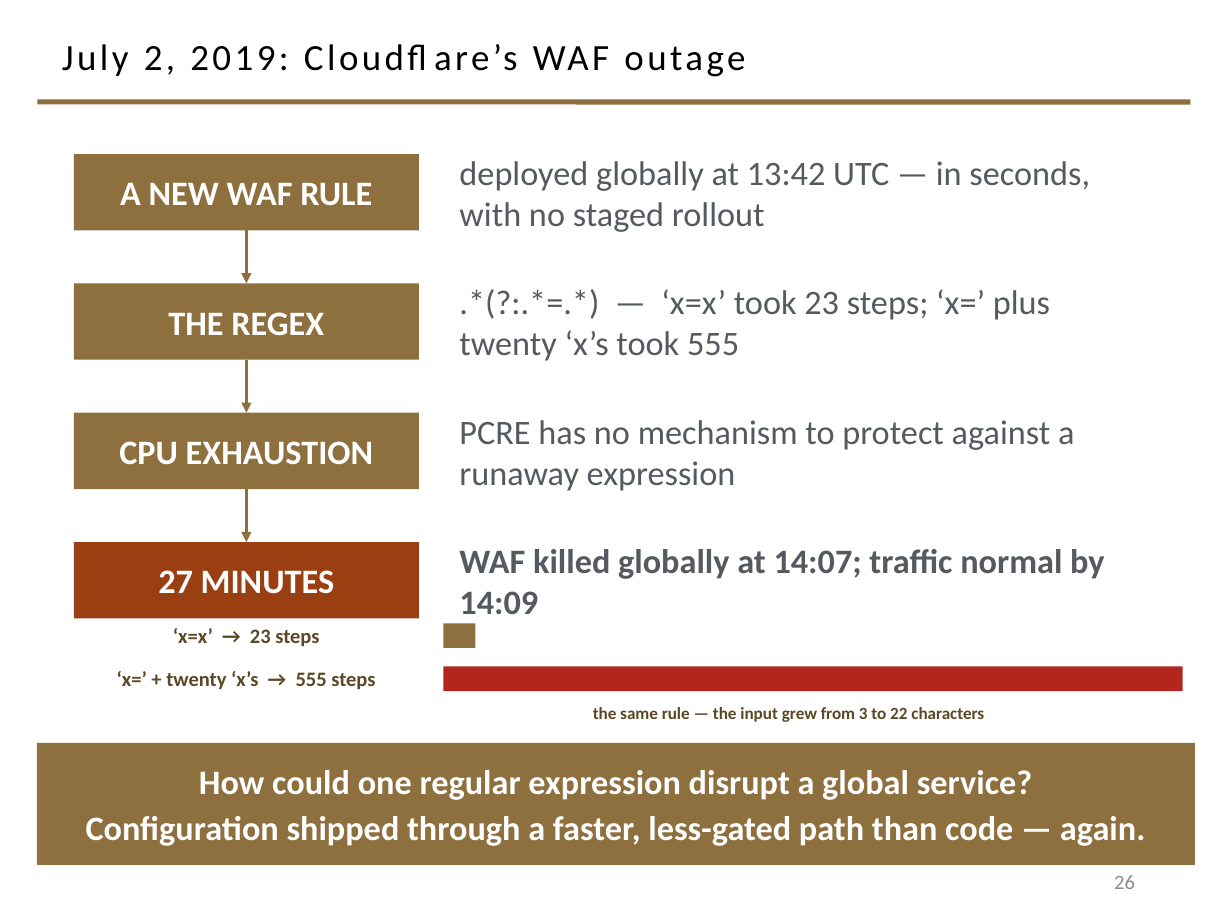
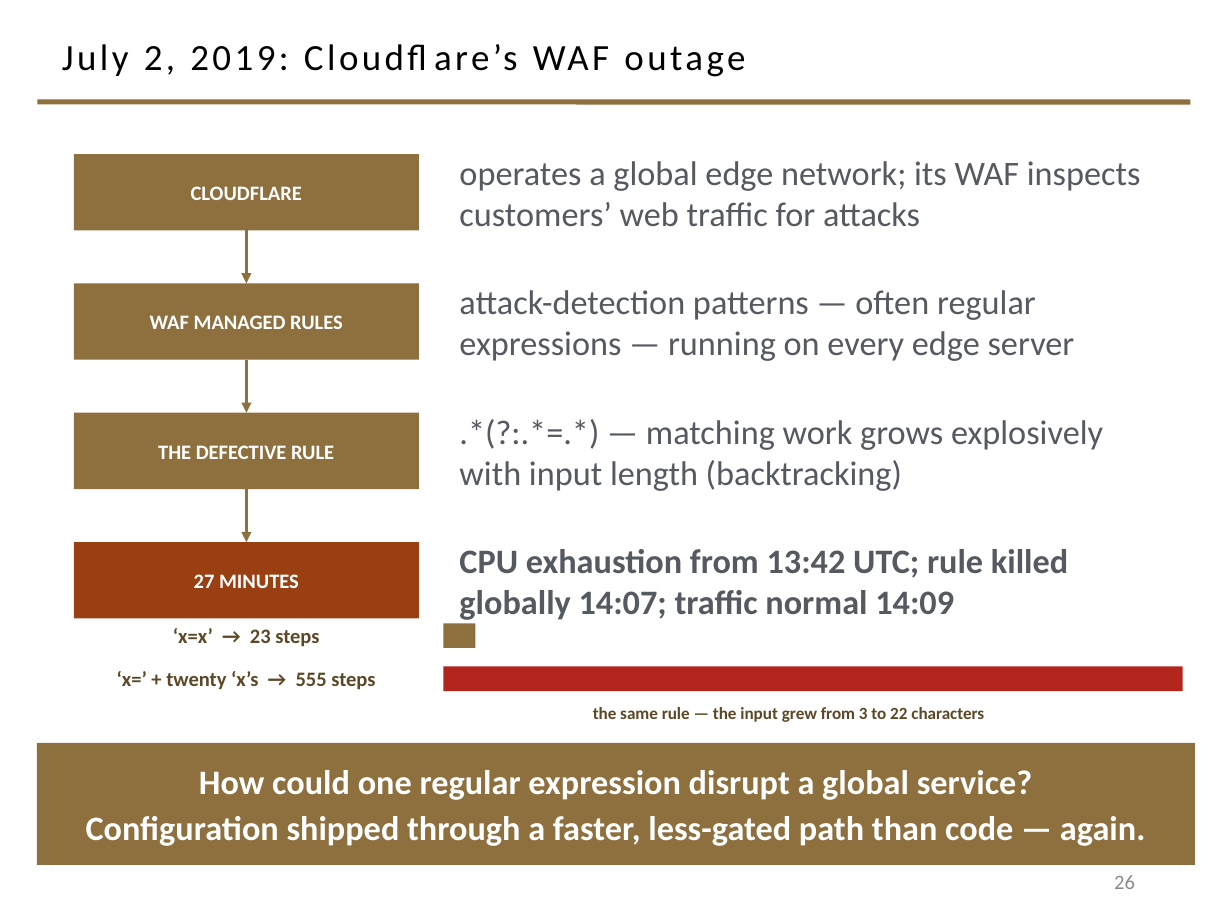
Before and after one commit to davisjam/model-based-agentic-software-engineering, a slide deck: slide 26 of book/_design/2-4-redux-build/2-4-redux-WIP.pptx. Drawn at 1232x924 pixels with LibreOffice and Linux fonts; fonts in the diff are those of the drawing; background and template pictures are left out. Boxes give left, top, right and bottom in pixels: in the first picture for what was removed or moved away, otherwise in the second. Text is boxed around its words. In the diff, an @@ line names an element or a change of style, - is before the commit and + after.

```diff
--- a/book/_design/2-4-redux-build/2-4-redux-WIP.pptx
+++ b/book/_design/2-4-redux-build/2-4-redux-WIP.pptx
@@ text at box(459, 161, 1141, 226): text changed @@
-deployed globally at 13:42 UTC — in seconds, with no staged rollout
+operates a global edge network; its WAF inspects customers’ web traffic for attacks
@@ text in rectangle at box(191, 186, 302, 200): text changed; size 20 to 12 pt @@
-A NEW WAF RULE
+CLOUDFLARE
@@ text at box(459, 290, 1075, 361): text changed @@
-.*(?:.*=.*) — ‘x=x’ took 23 steps; ‘x=’ plus twenty ‘x’s took 555
+attack-detection patterns — often regular expressions — running on every edge server
@@ text in rectangle at box(150, 315, 343, 329): text changed; size 20 to 12 pt @@
-THE REGEX
+WAF MANAGED RULES
@@ text in rectangle at box(158, 445, 334, 459): text changed; size 20 to 12 pt @@
-CPU EXHAUSTION
+THE DEFECTIVE RULE
@@ text at box(459, 420, 1103, 491): text changed @@
-PCRE has no mechanism to protect against a runaway expression
+.*(?:.*=.*) — matching work grows explosively with input length (backtracking)
@@ rectangle "27 MINUTES" at box(74, 542, 419, 618): size 20 to 12 pt @@
@@ text at box(459, 549, 1068, 620): text changed @@
-WAF killed globally at 14:07; traffic normal by 14:09
+CPU exhaustion from 13:42 UTC; rule killed globally 14:07; traffic normal 14:09
```
Also in this commit, not shown: 11 other slides changed, 2 other files.
